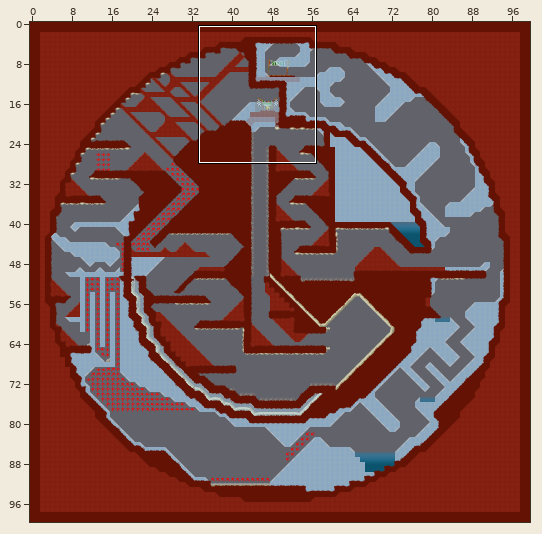
An edit to a level. Tiled map, data/assets/Maps/BigBox.tmx. The first picture is a wide view before the edit; the outline marks the close-up.
Close-up. As it was:
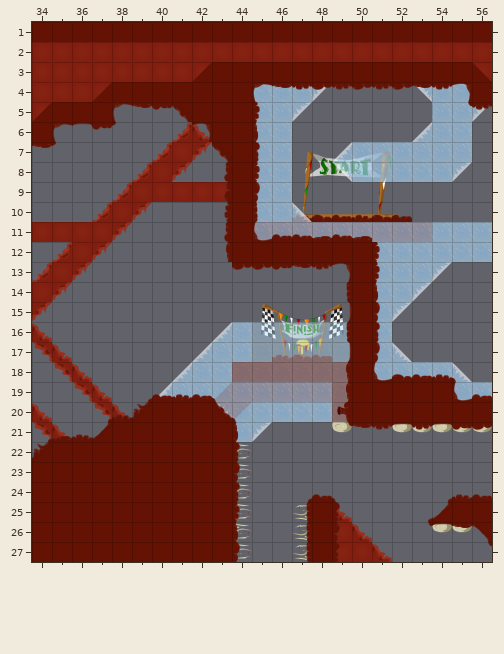
Cells are 64x64 px. Shown: x 34..56, y 1..27. The commit also changed other parts of the map, which this record leaves out.
After:
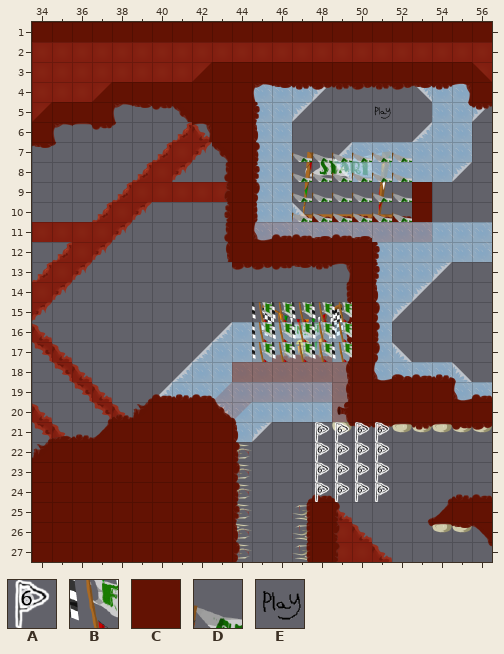
Key: from "CheckpointFlags": A 5; from "Finish": B 6; from "MeatNonEdible": C 0 "NonEdible"; from "RaceStart": D 1; from "Spawns": E 1.
_ is an empty cell.
Tiles of an added or newly shown layer are drawn over the layers below it.
Change:
{"where": "layer \"Flags\" (now shown)"}
{"y":5,"x":51,"old":"_","new":"E"}
{"y":7,"x":47,"old":"_","new":"D"}
{"y":7,"x":49,"old":"____","new":"DDDD"}
{"y":8,"x":47,"old":"______","new":"DDDDDD"}
{"y":9,"x":47,"old":"_______","new":"DDDDDDC"}
{"y":10,"x":47,"old":"_______","new":"DDDDDDC"}
{"y":15,"x":45,"old":"_____","new":"BBBBB"}
{"y":16,"x":45,"old":"_____","new":"BBBBB"}
{"y":17,"x":45,"old":"_____","new":"BBBBB"}
{"y":21,"x":48,"old":"____","new":"AAAA"}
{"y":22,"x":48,"old":"____","new":"AAAA"}
{"y":23,"x":48,"old":"____","new":"AAAA"}
{"y":24,"x":48,"old":"____","new":"AAAA"}
{"label":"added","picture_box":[374,106,391,119]}
{"label":"added","picture_box":[292,152,432,222]}
{"label":"added","picture_box":[252,302,352,362]}
{"label":"added","picture_box":[314,422,390,502]}
